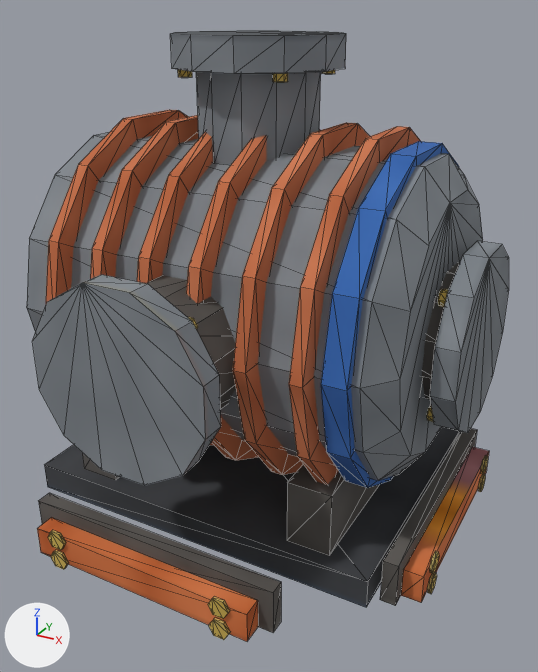
An edit to the OBJ model src/main/resources/assets/eln/model/condenser200v/condenser200v.obj, drawn before and after from the same camera.
Camera for both pictures: a 50 mm lens placed at (0.771, -1.36, 0.543), pointed at (0.042, -0.034, -0.12). Every picture has the same lights, and +X, +Y and +Z are marked at lower left. The older version comes first. Mesh edges are drawn as thin lines. Where no turn or scale is listed for an object, it has been applied to the vertices.

Names of what the first picture shows: 'duct_back', 'duct_right', 'main'.
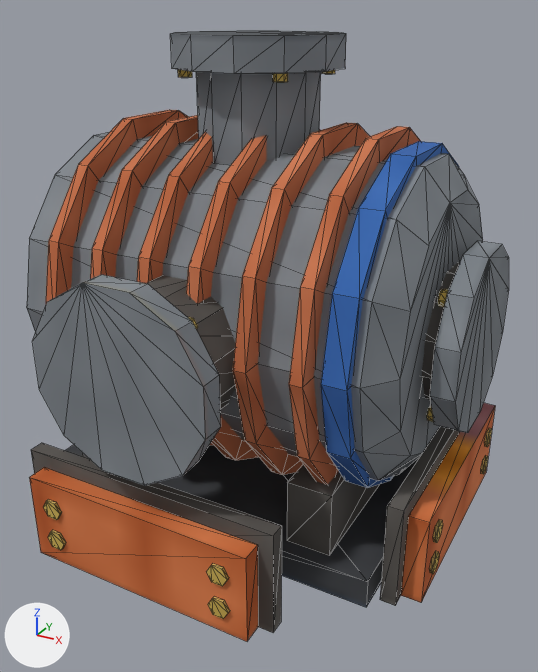
Where the change shows, as pixel boxes [x1, y1, x2, y2] in the pictures (538 x 672 px; the box of a moved part takes in the faces that stretch with it):
'main', reshaped
    before: [27, 30, 489, 642]
    after: [27, 30, 495, 642]
part 1 of me_main, moved or reshaped
    before: [51, 550, 69, 570]
    after: [43, 499, 62, 520]
part 2 of me_main, moved or reshaped
    before: [209, 618, 230, 640]
    after: [206, 563, 229, 586]
part 3 of me_main, moved or reshaped
    before: [427, 572, 437, 594]
    after: [433, 520, 443, 543]
part 4 of me_main, moved or reshaped
    before: [478, 474, 485, 492]
    after: [484, 428, 492, 447]
part 5 of me_main, moved or reshaped
    before: [43, 553, 424, 642]
    after: [41, 506, 430, 642]
part 6 of me_main, moved or reshaped
    before: [383, 428, 489, 606]
    after: [388, 403, 495, 606]
part 7 of me_main, moved or reshaped
    before: [37, 493, 281, 615]
    after: [29, 443, 281, 559]

The change, as a list of edits to the scene's bpy script:
```text
Change me_main:
    used by ob_main; location = (0.0, 0.0, 0.0)
    remove me_main.from_pydata(...)  # 872 vertices, 1288 faces; spans x -0.5..0.5, y -0.5..0.5, z -0.513..0.5
    add me_main.from_pydata(...)  # 872 vertices, 1288 faces; spans x -0.5..0.5, y -0.5..0.5, z -0.5..0.5
    me_main part 1: the loose piece of 12 vertices spanning x -0.216..-0.172, y -0.5..-0.494, z -0.513..-0.475 is moved by (0.0, 0.0, 0.125)
    me_main part 2: the loose piece of 12 vertices spanning x 0.172..0.216, y -0.5..-0.494, z -0.513..-0.475 is moved by (0.0, 0.0, 0.125)
    me_main part 3: the loose piece of 12 vertices spanning x 0.494..0.5, y -0.216..-0.172, z -0.513..-0.475 is moved by (0.0, 0.0, 0.125)
    me_main part 4: the loose piece of 12 vertices spanning x 0.494..0.5, y 0.172..0.216, z -0.513..-0.475 is moved by (0.0, 0.0, 0.125)
    me_main part 5: 8 of the vertices in x 0.25..0.494, y -0.494..-0.25, z -0.437..-0.406 are moved by (0.0, 0.0, 0.125)
    me_main part 6: 8 of the vertices in x 0.25..0.494, y 0.25..0.494, z -0.438..-0.406 are moved by (0.0, 0.0, 0.125)
    me_main part 7: 4 of the vertices in x -0.281..-0.25, y -0.494..-0.422, z -0.437..-0.406 are moved by (0.0, 0.0, 0.125)
    other edits to the shape of me_main do not show in these pictures
```
